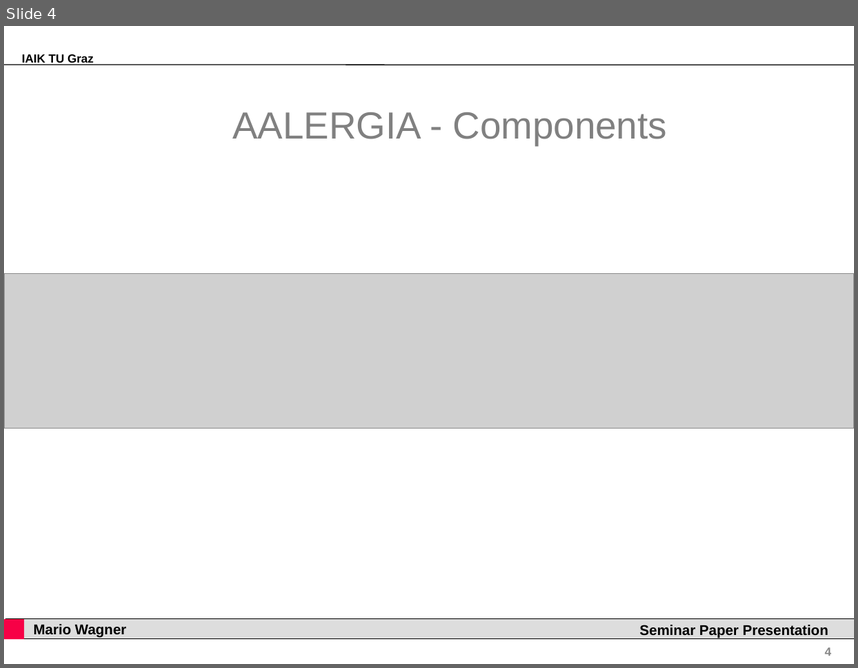
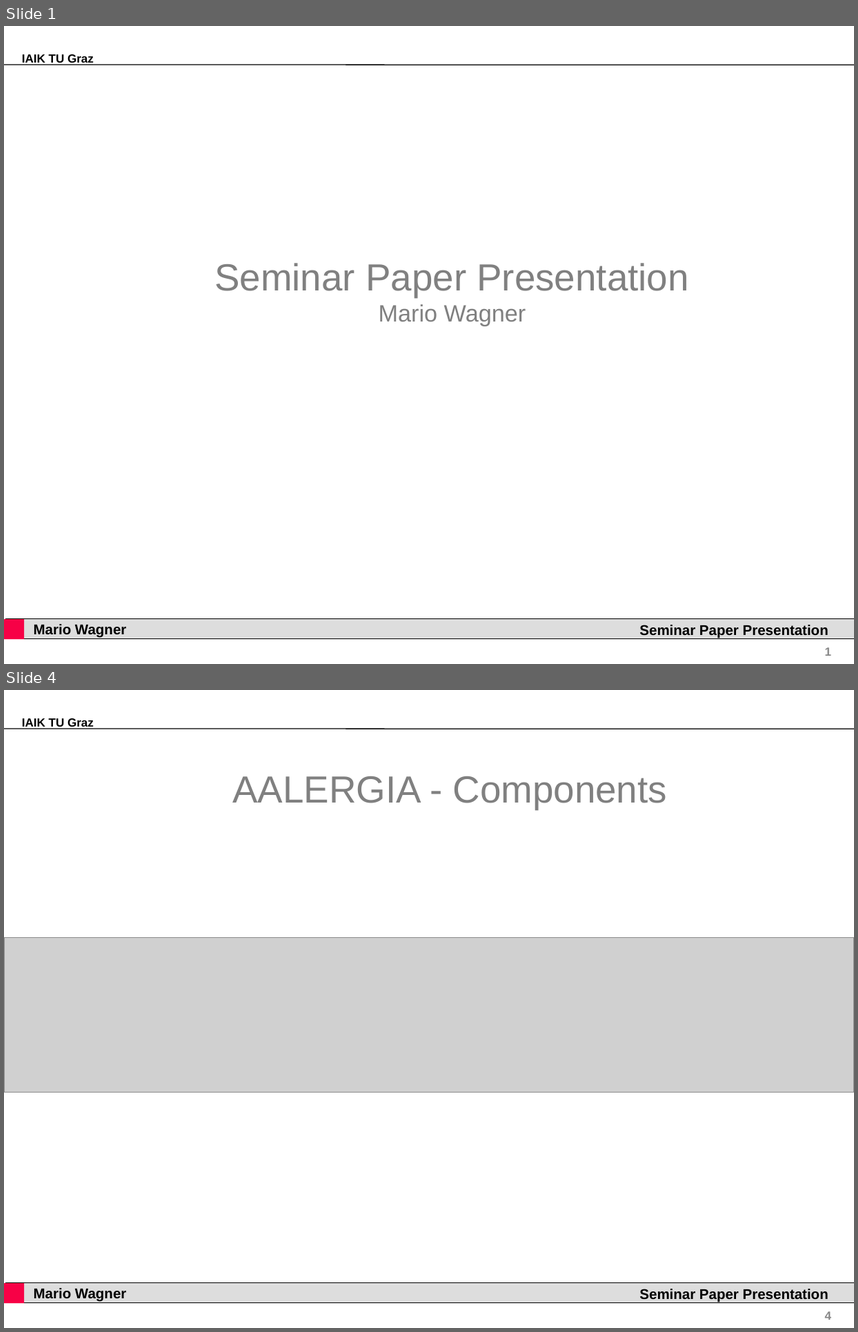
Before and after one commit to grashupfa/seminar, a slide deck: presentation/seminarpaper.ppt. Shown one above the other, each under a label of ours: slide 4 before the commit, slides 1 and 4 after it; the slides between them are not shown. The pictures are 858x668 and 858x1332 pixels, drawn with LibreOffice and Linux fonts; fonts in the diff are those of the drawing; grey boxes stand for pictures; background and template pictures are left out. Boxes give left, top, right and bottom in pixels: in the first picture for what was removed or moved away, otherwise in the second. Text is boxed around its words. In the diff, an @@ line names an element or a change of style, - is before the commit and + after.

```diff
--- a/presentation/seminarpaper.ppt
+++ b/presentation/seminarpaper.ppt
@@ slide 1 added at [4,26,854,664], background #FFFFFF; not listed: 6 template elements that a slide beside it also shows @@
@@ title added at [214,263,688,326], 32 pt, text #808080 @@
+Seminar Paper Presentation
+Mario Wagner
```
Also in this commit, not shown: 4 slides changed, 1 other slide added, 2 slides removed, 1 other file.
